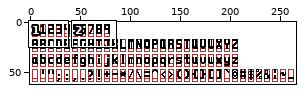
Two states of a pixel-art file, Program/pixel-font-tester/Glyphs.aseprite. Above: a wide view before the commit, with the close-up outlined.
Close-up. Earlier state:
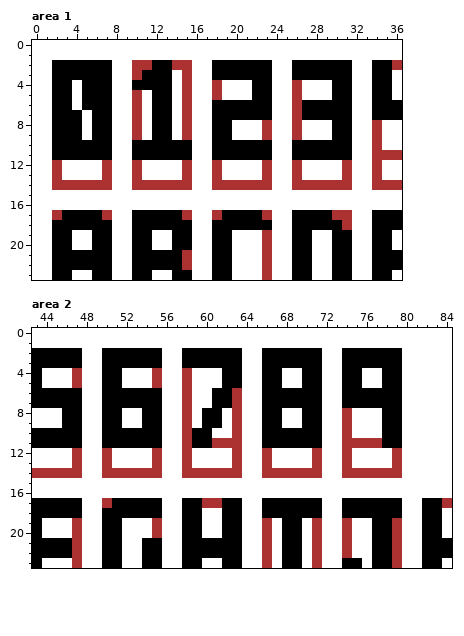
266x62 pixels, 1 frame. Shown: area 1: x 0..36, y 0..23; area 2: x 43..84, y 0..23.
And afterwards:
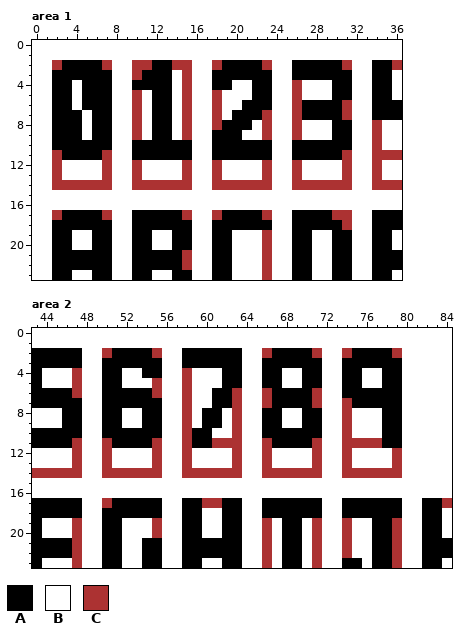
Palette (. is transparent): A #000000  B #ffffff  C #ac3232
The exact change:
Changed rows in their new state; - is an unchanged pixel.
Area 1, layer "glyphs":
first column x 2:
 2 C----C----------C----C-------C
 4 ----------------AA------------
 6 ----------------CBB----------C
 7 ----------------CB---C-------C
 8 ----------------C-AA----------
 9 ------------------A-----------
11 C----C-----------------------C
Area 2, layer "glyphs":
first column x 47:
 2 ---C----C----------C----C--C----C
 4 -------AA------------------------
 6 C-------C----------C----C--------
 7 -------------------C----C--C-----
first column x 47:
11 C--C----C----------C----C
